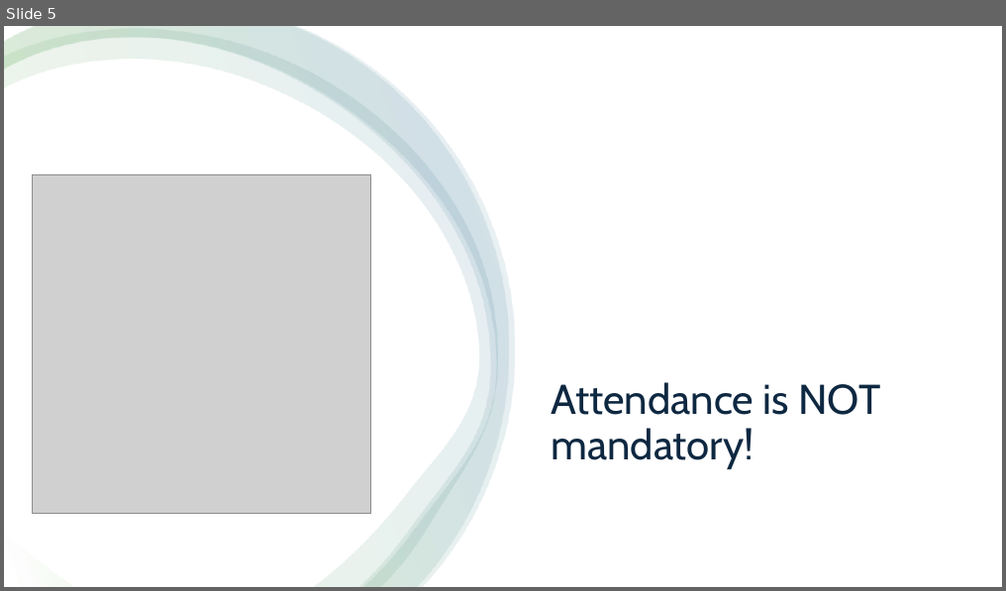
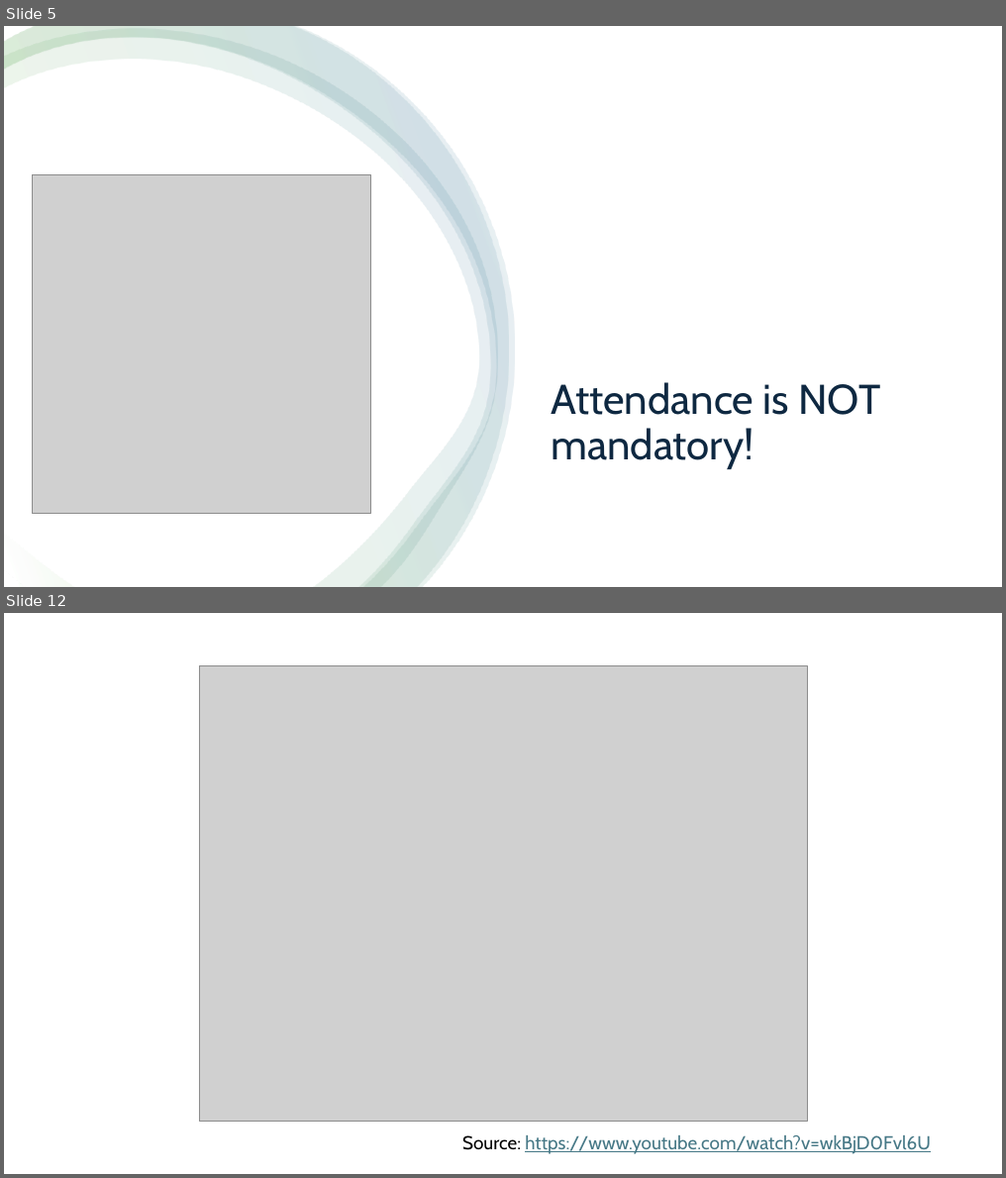
Before and after one commit to RobertNagy299/dsa-i-teaching, a slide deck: MyOwnPresentations/Data Structures and Algorithms I.pptx. Shown one above the other, each under a label of ours: slide 5 before the commit, slides 5 and 12 after it; the slides between them are not shown. The pictures are 1006x591 and 1006x1178 pixels, drawn with LibreOffice and Linux fonts; fonts in the diff are those of the drawing; grey boxes stand for pictures. Boxes give left, top, right and bottom in pixels: in the first picture for what was removed or moved away, otherwise in the second. Text is boxed around its words. In the diff, an @@ line names an element or a change of style, - is before the commit and + after.

```diff
--- a/MyOwnPresentations/Data Structures and Algorithms I.pptx
+++ b/MyOwnPresentations/Data Structures and Algorithms I.pptx
@@ slide 12 added at bbox=[4, 613, 1002, 1174], background #FFFFFF @@
@@ picture added at bbox=[199, 665, 807, 1121] @@
@@ text added at bbox=[462, 1136, 931, 1155], 18 pt, text #467886, underline @@
+Source: https://www.youtube.com/watch?v=wkBjD0Fvl6U
```
Also in this commit, not shown: 1 slide changed, 44 other slides added.
